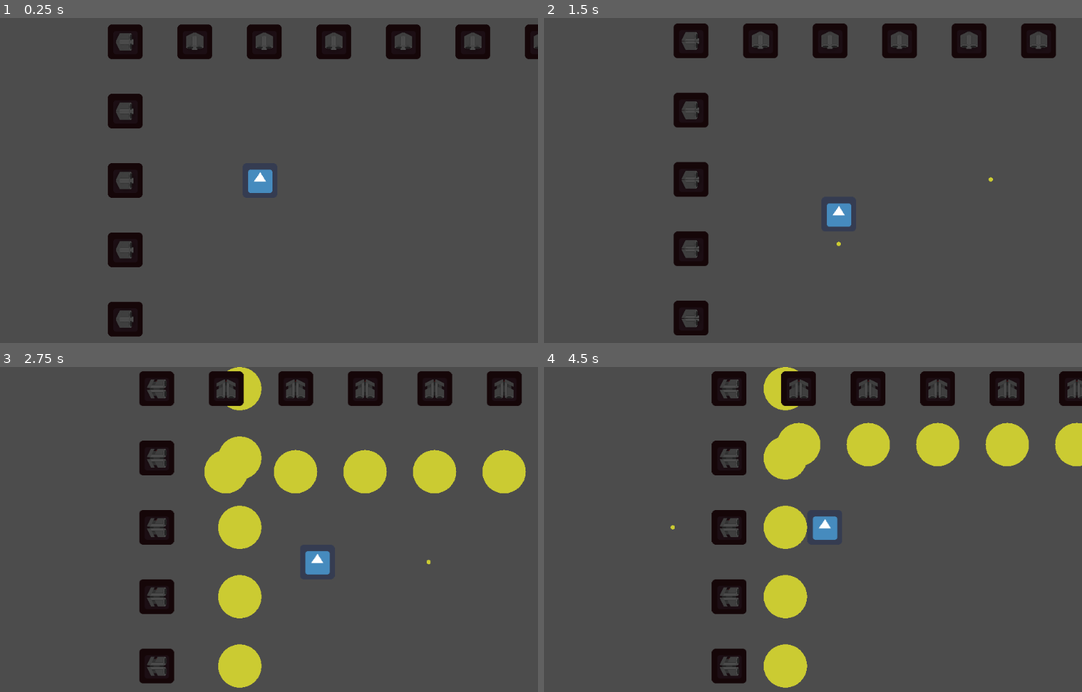
Above: before the commit, frames 1-4 (two rows, left to right).
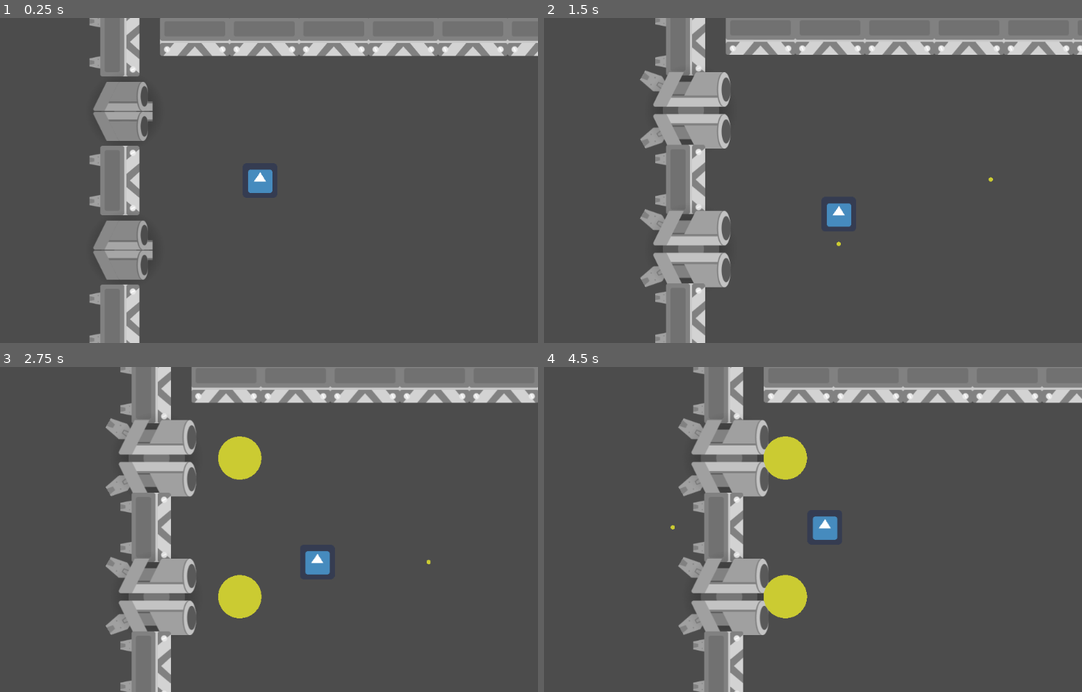
Above: after the commit, the same moments.

Repository: SubSage/RE-STICK-TED
Game: Godot game, scene res://Game.tscn
The game is run twice, just before and just after one commit, with the same random seed, the same clock (stepped at 60 frames per second) and the same inputs. The engine's default icon, where the game draws it, is replaced by a stand-in: a white triangle on a blue panel in a dark square.
Inputs (mouse positions are in pixels of both pictures, inside the frame that each line leads up to):
- Up to frame 1 (0.25 s): no input
- Up to frame 2 (1.5 s): move the mouse to (925, 164) at 0.52 s; hold Right (ui_right) 0.53-1.28 s; move the mouse to (694, 196) at 1.27 s; hold Down (ui_down) from 1.28 s (still down)
- Up to frame 3 (2.75 s): move the mouse to (317, 458) at 2.02 s; release Down (ui_down) at 2.03 s; hold Right (ui_right) from 2.03 s (still down)
- Up to frame 4 (4.5 s): move the mouse to (775, 594) at 2.77 s; release Right (ui_right) at 2.78 s; hold Up (ui_up) 2.78-3.53 s; move the mouse to (969, 578) at 3.52 s; hold Left (ui_left) from 3.53 s (still down); move the mouse to (635, 480) at 4.27 s

The runs differ from the first frame. In frame 1, 16% of the frame differs, in the area x 16-100%, y 0-100%; in frame 2, 18%; in frame 3, 24%, in the area x 19-100%, y 0-100%; in frame 4, 23%.

Commit message:
Auto stash before merge of "scott" and "origin/scott"

Diff:
--- a/Panel.gd
+++ b/Panel.gd
@@ -8,7 +8,7 @@
 	# Called when the node is added to the scene for the first time.
 	# Initialization here
 	var t = Turret.instance()
-	t.get_node("AnimationPlayer").play("spawned")
+	t.get_node("AnimationPlayer").play("spawn")
 	add_child(t)
 	pass
 
@@ -16,7 +16,6 @@
 	get_node("RayCast2D").cast_to=direction*1000
 	if get_node("RayCast2D").is_colliding():
 		var collider = get_node("RayCast2D").get_collider()
-		print(collider.name)
 		update()
 
 
@@ -25,7 +24,6 @@
 		var collision_point = get_node("RayCast2D").get_collision_point()
 #		draw_line(Vector2(0,0),(collision_point-self.global_position), Color(1,.4,.23),16, true)
 		draw_line(Vector2(0,0),to_local(collision_point), Color(1,.4,.23),16, true)
-		print(collision_point-self.global_position)
 	pass
 
 func _on_Area2D_area_entered(area):
--- a/World.gd
+++ b/World.gd
@@ -1,37 +1,62 @@
 extends Node2D
 
-var grid_size = Vector2(16,24)
+var grid_size = Vector2(8,8)
 var cell_size = 128
 export var t=0
 var Panels = preload("res://Panel.tscn")
+var Wall = preload("res://Scenes/wallStraight.tscn")
 
 func _ready():
 
 	for panels in range(grid_size.x):
 		if panels == 0 or panels==grid_size.x-1:
 			for panels2 in range(grid_size.y):
+				if randf()<.3:
+					var p = Panels.instance()
+					p.position.x=panels * cell_size
+					p.position.y=panels2 * cell_size
+					if panels == grid_size.x-1:
+						p.direction=Vector2(-1,0)
+						add_child(p)
+						p.get_node("turretStandard").rotate(deg2rad(180))
+					else:
+						p.direction=Vector2(1,0)
+						add_child(p)
+				else:
+					var w = Wall.instance()
+					w.position.x=panels * cell_size
+					w.position.y=panels2 * cell_size
+					if panels == grid_size.x-1:
+#						w.direction=Vector2(-1,0)
+						add_child(w)
+						w.rotate(deg2rad(90))
+					else:
+#						w.direction=Vector2(1,0)
+						add_child(w)
+						w.rotate(deg2rad(270))
+		else:
+			if randf()<.3:
 				var p = Panels.instance()
 				p.position.x=panels * cell_size
-				p.position.y=panels2 * cell_size
-				if panels == grid_size.x-1:
-					p.direction=Vector2(-1,0)
-					add_child(p)
-					p.get_node("turretStandard").rotate(deg2rad(180))
-				else:
-					p.direction=Vector2(1,0)
-					add_child(p)
-		else:
-			var p = Panels.instance()
-			p.position.x=panels * cell_size
-			p.direction=Vector2(0,1)
-			add_child(p)
-			p.get_node("turretStandard").rotate(deg2rad(90))
-			var p2 = Panels.instance()
-			p2.position.x=panels * cell_size
-			p2.position.y=(grid_size.y - 1) * cell_size
-			p2.direction=Vector2(0,-1)
-			add_child(p2)
-			p2.get_node("turretStandard").rotate(deg2rad(270))
+				p.direction=Vector2(0,1)
+				add_child(p)
+				p.get_node("turretStandard").rotate(deg2rad(90))
+				var p2 = Panels.instance()
+				p2.position.x=panels * cell_size
+				p2.position.y=(grid_size.y - 1) * cell_size
+				p2.direction=Vector2(0,-1)
+				add_child(p2)
+				p2.get_node("turretStandard").rotate(deg2rad(270))
+			else:
+				var w = Wall.instance()
+				w.position.x=panels * cell_size
+				add_child(w)
+				w.rotate(deg2rad(0))
+				var w2 = Wall.instance()
+				w2.position.x=panels * cell_size
+				w2.position.y=(grid_size.y - 1) * cell_size
+				add_child(w2)
+				w2.rotate(deg2rad(180))
 
 #	move_child(p,0)
 #	add_child_below_node(p)
